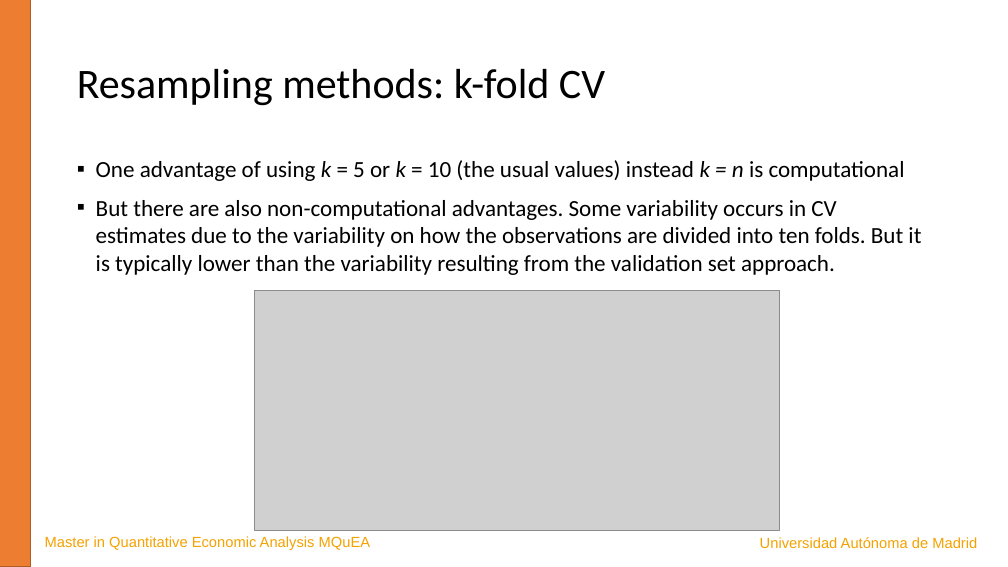
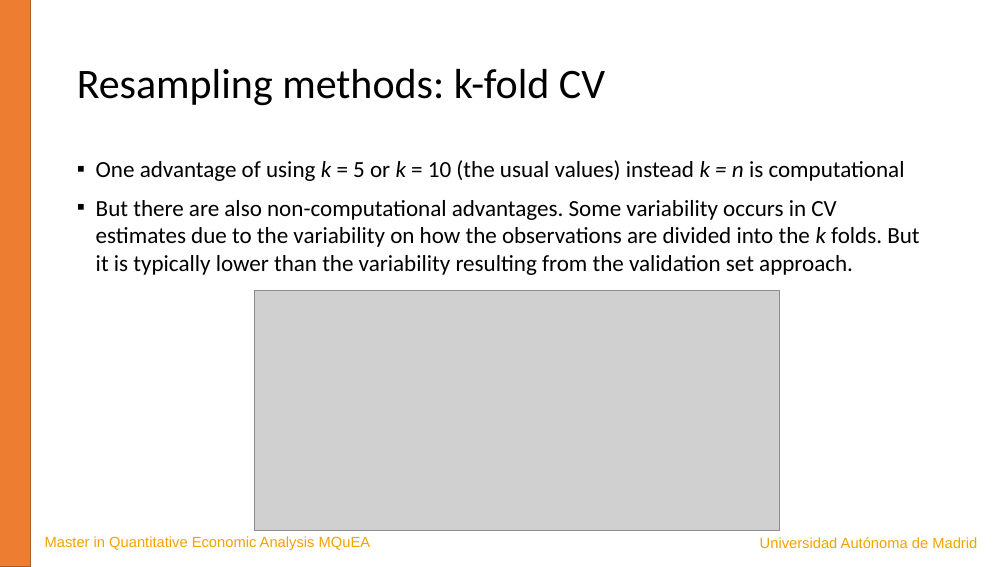
Before and after one commit to JavierBas/IMLEF-MQuEA, a slide deck: slide 10 of Course content/Slides/Topic 3 - Resampling methods and fine-tuning.pptx. Drawn at 1008x567 pixels with LibreOffice and Linux fonts; fonts in the diff are those of the drawing; grey boxes stand for pictures. Boxes give left, top, right and bottom in pixels: in the first picture for what was removed or moved away, otherwise in the second. Text is boxed around its words. In the diff, an @@ line names an element or a change of style, - is before the commit and + after.

```diff
--- a/Course content/Slides/Topic 3 - Resampling methods and fine-tuning.pptx
+++ b/Course content/Slides/Topic 3 - Resampling methods and fine-tuning.pptx
@@ text at bbox=[96, 200, 919, 275]: text changed @@
-▪ But there are also non-computational advantages. Some variability occurs in CV estimates due to the variability on how the observations are divided into ten folds. But it is typically lower than the variability resulting from the validation set approach.
+▪ But there are also non-computational advantages. Some variability occurs in CV estimates due to the variability on how the observations are divided into the k folds. But it is typically lower than the variability resulting from the validation set approach.
```
Also in this commit, not shown: 3 other slides changed, 6 other files.
